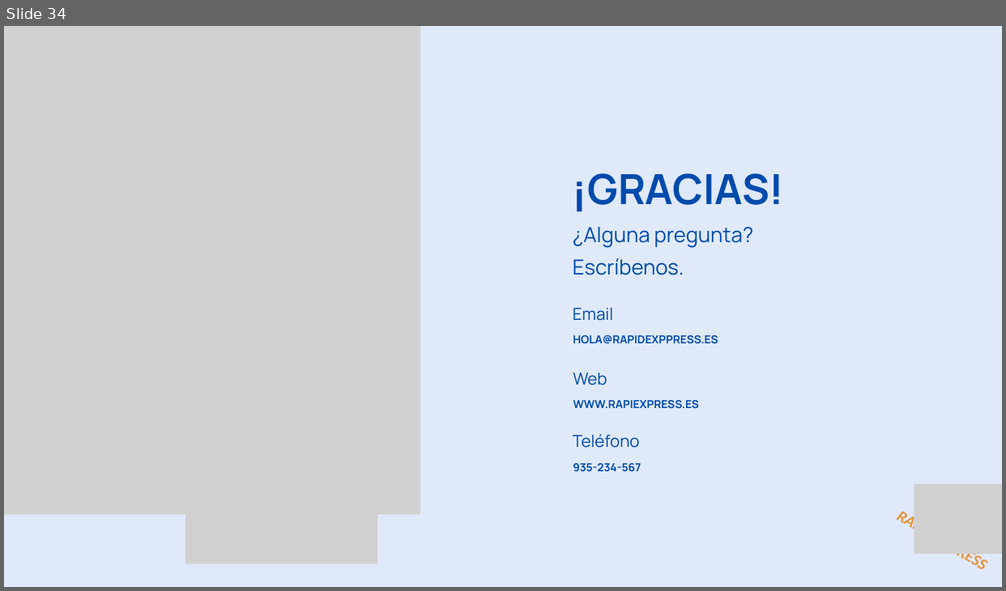
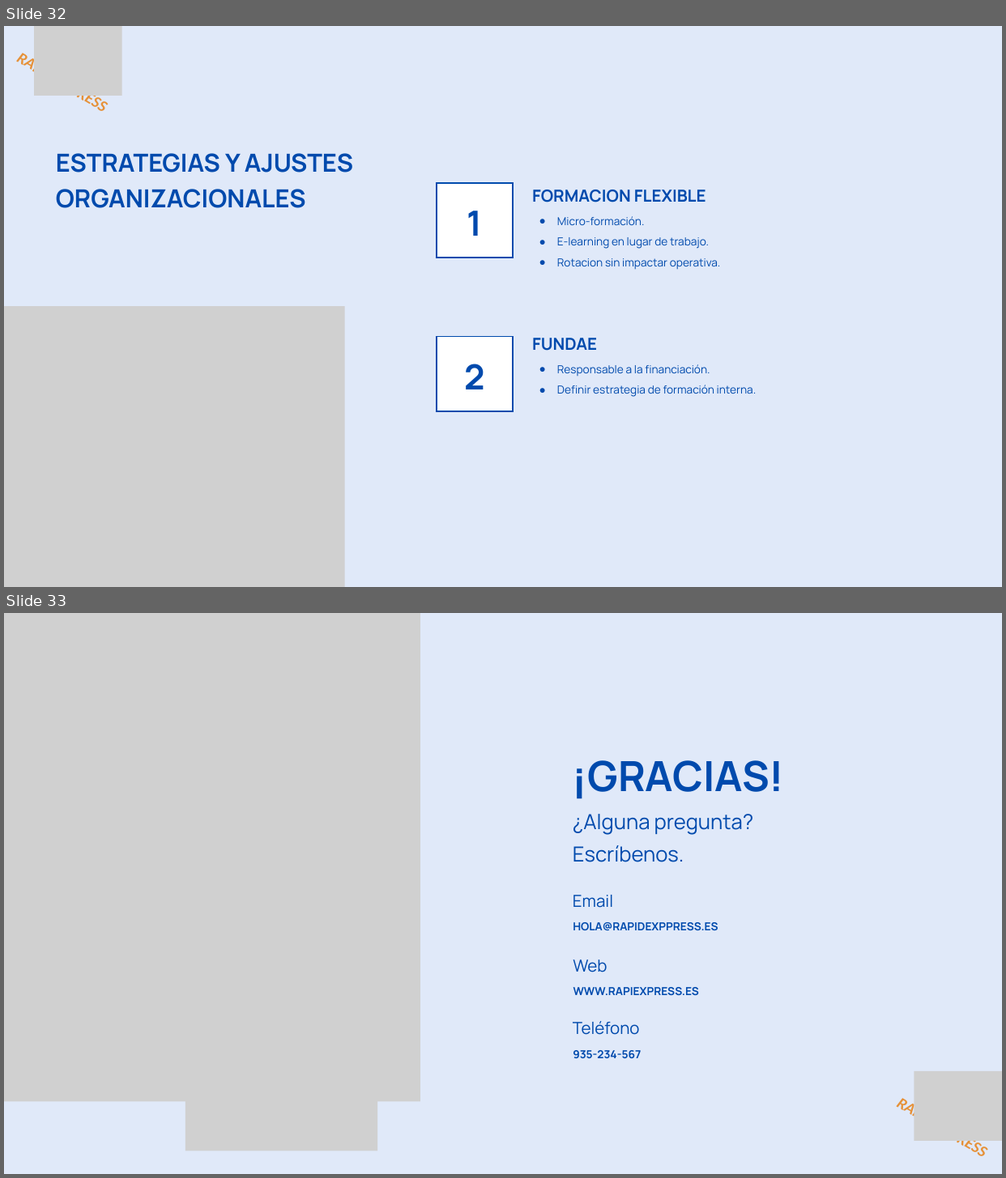
Before and after one commit to ITACADEMYprojectes/ProjecteData, a slide deck: Equip_28/Results/Analisis_PAP_and_ABL_RapidExpres_2026_11_05.pptx. Shown one above the other, each under a label of ours: slide 34 before the commit, slides 32 and 33 after it. The pictures are 1006x591 and 1006x1178 pixels, drawn with LibreOffice and Linux fonts; fonts in the diff are those of the drawing; grey boxes stand for pictures. Boxes give left, top, right and bottom in pixels: in the first picture for what was removed or moved away, otherwise in the second. Text is boxed around its words. In the diff, an @@ line names an element or a change of style, - is before the commit and + after.

```diff
--- a/Equip_28/Results/Analisis_PAP_and_ABL_RapidExpres_2026_11_05.pptx
+++ b/Equip_28/Results/Analisis_PAP_and_ABL_RapidExpres_2026_11_05.pptx
@@ slide 32 added at box(4, 26, 1002, 587), background #E0E9F9 @@
@@ text added at box(4, 41, 120, 129), 23 pt, text #E69138, bold, italic @@
+RAPID EXPRESS
@@ picture added at box(34, 26, 121, 96) @@
@@ text added at box(56, 153, 353, 208), 36 pt, text #004AAD, bold @@
+ESTRATEGIAS Y AJUSTES ORGANIZACIONALES
@@ freeform shape added at box(437, 182, 513, 258), fill #FFFFFF, outline #004AAD 2.25 pt @@
@@ text added at box(532, 190, 706, 203), 24 pt, text #004AAD, bold @@
+  FORMACION FLEXIBLE
@@ text added at box(467, 211, 483, 236), 50 pt, text #004AAD, bold @@
+1
@@ text added at box(557, 216, 721, 270), 16 pt, text #004AAD @@
+● Micro-formación.
+● E-learning en lugar de trabajo.
+● Rotacion sin impactar operativa.
@@ picture added at box(4, 306, 345, 587) @@
@@ freeform shape added at box(437, 337, 513, 412), fill #FFFFFF, outline #004AAD 2.25 pt @@
@@ text added at box(532, 338, 597, 351), 24 pt, text #004AAD, bold @@
+  FUNDAE
@@ text added at box(464, 364, 484, 390), 50 pt, text #004AAD, bold @@
+2
@@ text added at box(557, 365, 756, 397), 16 pt, text #004AAD @@
+● Responsable a la financiación.
+● Definir estrategia de formación interna.
@@ what was slide 34 is now slide 33 @@
```
Also in this commit, not shown: 1 slide changed, 11 other slides added, 13 slides removed.
